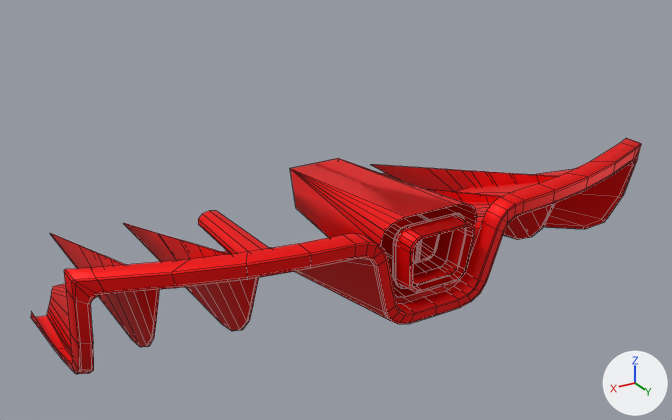
Renders of the FBX model Assets/_Gumball/Runtime/_Cars/Cars/Bugatti_Veyron/Mesh/Veyron_BB01_Trim.fbx from each side of a commit.
Both versions are drawn from a 50 mm camera at (0.392, 1.379, 0.477) aimed at (-0.011, 0.707, 0.141). The axes (+X, +Y, +Z) are drawn at lower right. The lights are the same throughout. Mesh edges are drawn as thin lines. Where no turn or scale is listed for an object, it has been applied to the vertices.

Objects in the first picture: 'Veyron_BB01_Trim'.
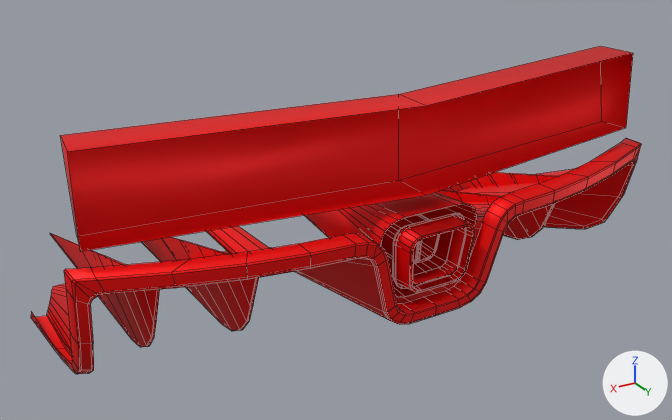
The newer file is also rescaled (x2.499), turned or shifted as a whole; pictures and numbers use the older file's frame.

Changed parts and their boxes (x1, y1, x2, y2) in the pictures (672 x 420 px):
'Veyron_BB01_Trim', reshaped (39% taller)
    before: (31, 138, 641, 374)
    after: (31, 46, 641, 374)
part 1 of me_bugatti_obj_011, added (red)
    after: (60, 46, 633, 252)

Edits to the bpy script that builds the scene:
```text
Change me_bugatti_obj_011:
    where me_bugatti_obj_011.from_pydata(...)  # 1099 vertices, 996 faces; spans x -0.262..0.262, y 0.482..0.882, z 0.073..0.202
    used by ob_veyron_bb01_trim; location = (0.0, 0.0, 0.0)
    verts and faces of me_bugatti_obj_011; kept vertices keep their numbers, new ones are numbered from 1099
    me_bugatti_obj_011 part 1
    add verts[1099] = (0.247, 0.794, 0.211)  # pixel (76, 236)
    add verts[1100] = (0.247, 0.783, 0.28)  # pixel (60, 135)
    add verts[1101] = (0.252, 0.819, 0.211)  # pixel (80, 251)
    add verts[1102] = (0.252, 0.817, 0.28)  # pixel (67, 151)
    add verts[1103] = (0.0, 0.857, 0.211)  # pixel (426, 195)
    add verts[1104] = (0.0, 0.852, 0.28)  # pixel (425, 105)
    add verts[1105] = (0.0, 0.821, 0.211)  # pixel (398, 180)
    add verts[1106] = (0.0, 0.818, 0.28)  # pixel (398, 94)
    add verts[1107] = (-0.247, 0.794, 0.211)  # pixel (601, 121)
    add verts[1108] = (-0.247, 0.783, 0.28)  # pixel (600, 45)
    add verts[1109] = (-0.252, 0.819, 0.211)  # pixel (626, 127)
    add verts[1110] = (-0.252, 0.817, 0.28)  # pixel (633, 52)
    add faces += [(1099, 1100, 1102, 1101), (1099, 1101, 1103, 1105), (1100, 1106, 1104, 1102), (1099, 1105, 1106, 1100), (1107, 1109, 1110, 1108), (1103, 1109, 1107, 1105)]
    add faces += [(1104, 1106, 1108, 1110), (1105, 1107, 1108, 1106)]
```
